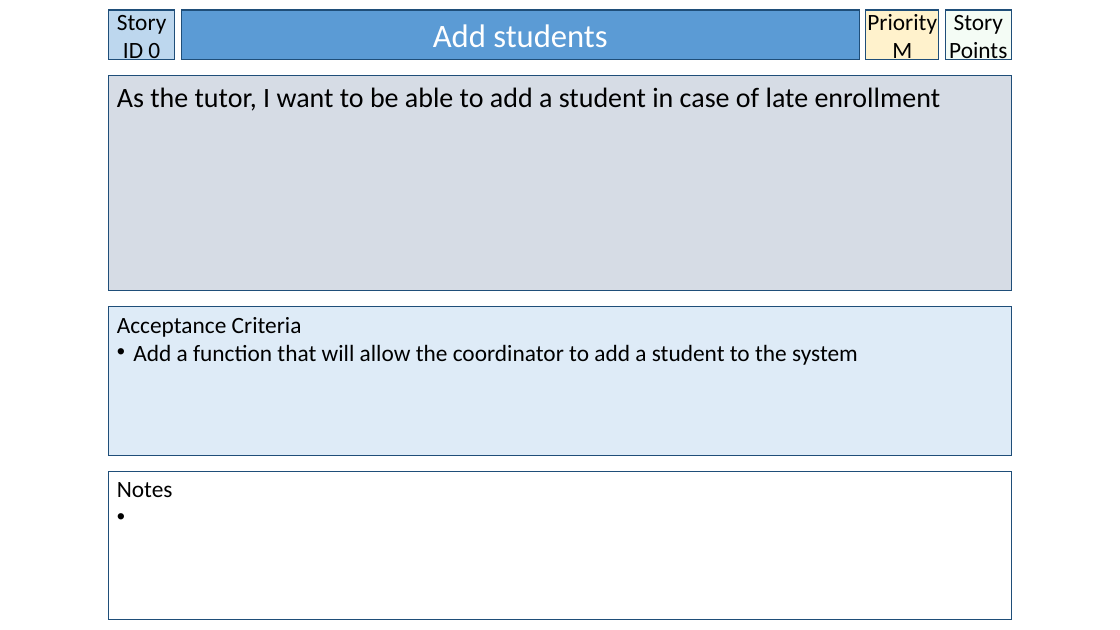
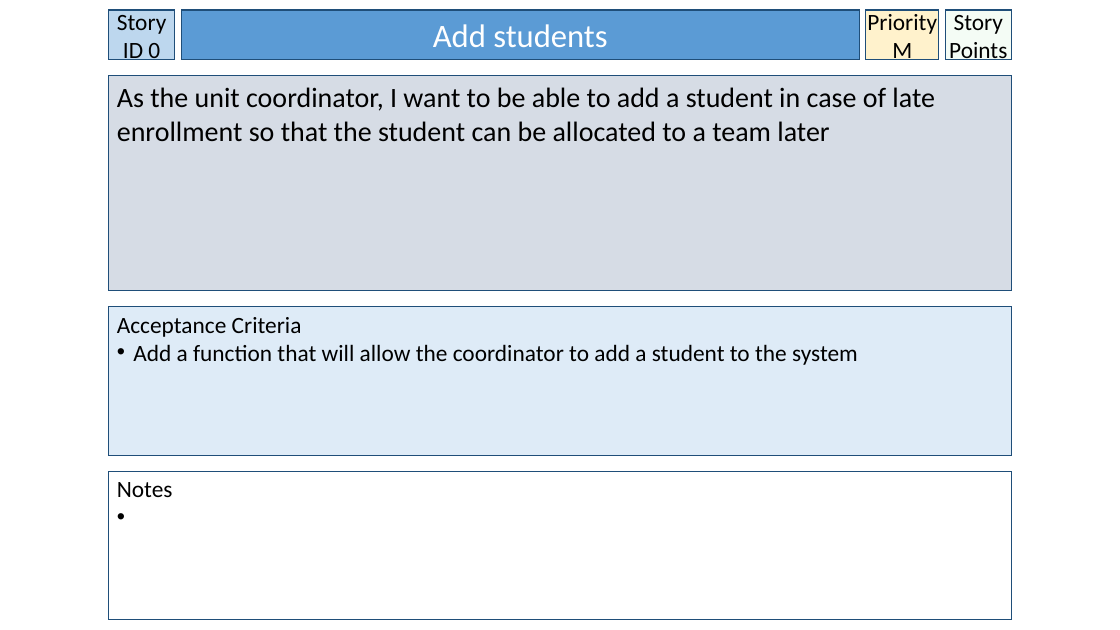
Before and after one commit to BrissyKim/group14, a slide deck: slide 2 of User_story/Yoon User Stories.pptx. Drawn at 1120x630 pixels with LibreOffice and Linux fonts; fonts in the diff are those of the drawing. Boxes give left, top, right and bottom in pixels: in the first picture for what was removed or moved away, otherwise in the second. Text is boxed around its words. In the diff, an @@ line names an element or a change of style, - is before the commit and + after.

```diff
--- a/User_story/Yoon User Stories.pptx
+++ b/User_story/Yoon User Stories.pptx
@@ text in rectangle at box(117, 87, 935, 142): text changed @@
-As the tutor, I want to be able to add a student in case of late enrollment
+As the unit coordinator, I want to be able to add a student in case of late enrollment so that the student can be allocated to a team later
```
Also in this commit, not shown: 11 other slides changed, 2 slides added.
